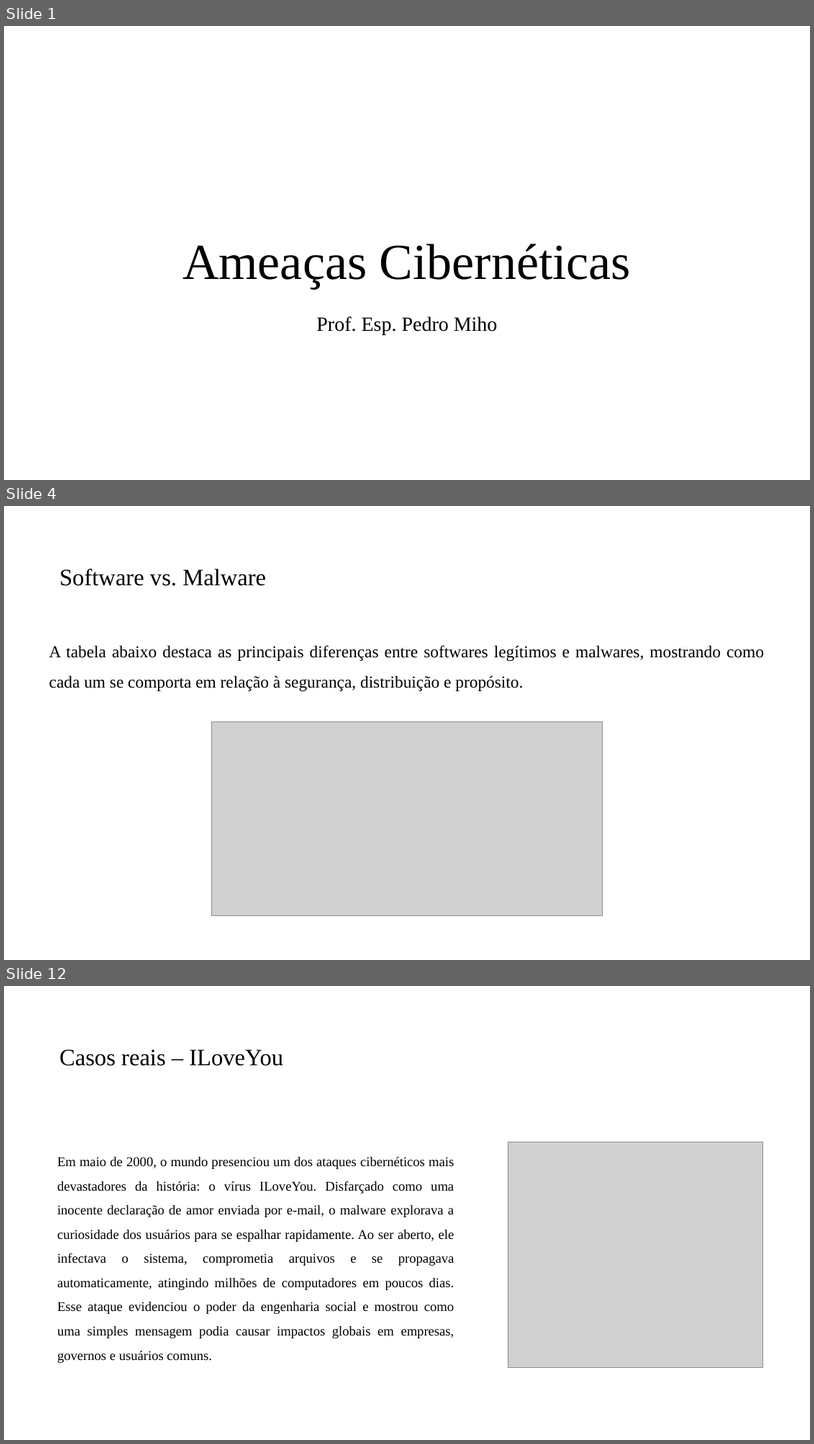
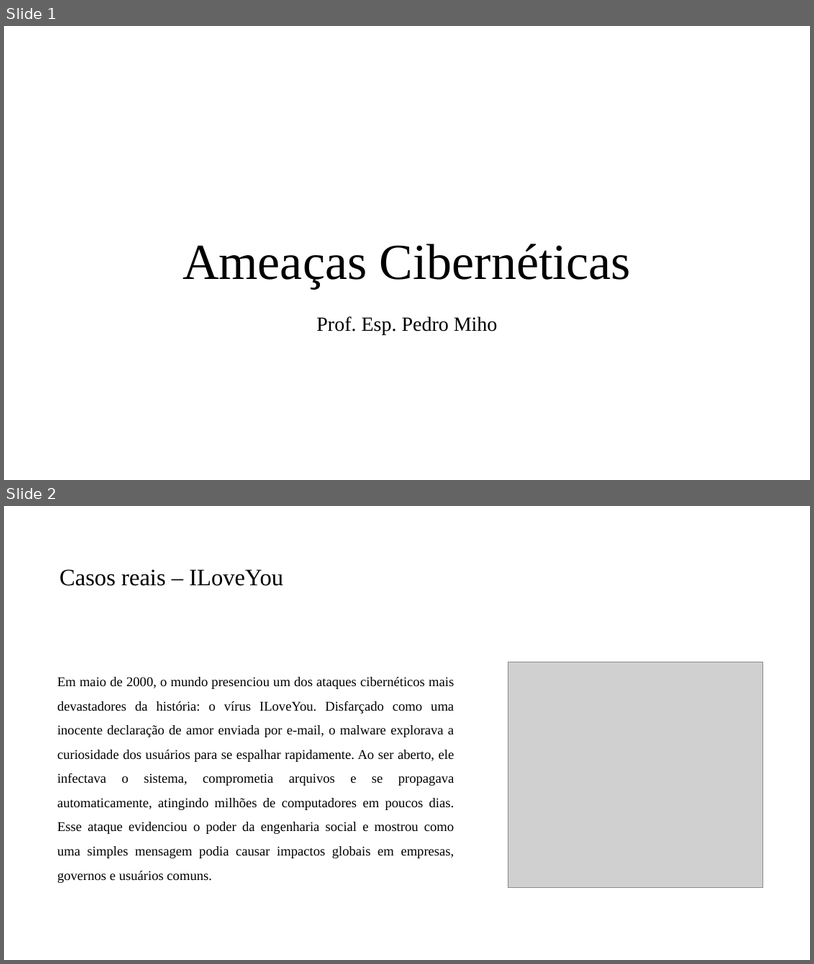
Before and after one commit to PedroMiho/UMC, a slide deck: Projeto de Software e Segurança da Informação - 2025/Segurança da Informação/Aula 02 - Ameaças Ciberneticas/Ameaças Ciberneticas1.pptx. Shown one above the other, each under a label of ours: slides 1, 4 and 12 before the commit, slides 1 and 2 after it; the slides between them are not shown. The pictures are 814x1444 and 814x964 pixels, drawn with LibreOffice and Linux fonts; fonts in the diff are those of the drawing; grey boxes stand for pictures; background and template pictures are left out. Boxes give left, top, right and bottom in pixels: in the first picture for what was removed or moved away, otherwise in the second. Text is boxed around its words. In the diff, an @@ line names an element or a change of style, - is before the commit and + after.

```diff
--- a/Projeto de Software e Segurança da Informação - 2025/Segurança da Informação/Aula 02 - Ameaças Ciberneticas/Ameaças Ciberneticas1.pptx
+++ b/Projeto de Software e Segurança da Informação - 2025/Segurança da Informação/Aula 02 - Ameaças Ciberneticas/Ameaças Ciberneticas1.pptx
@@ slide 4 removed at [4, 506, 810, 960], background #FFFFFF @@
@@ title removed at [59, 569, 266, 586] @@
-Software vs. Malware
@@ text removed at [49, 645, 764, 691] @@
-A tabela abaixo destaca as principais diferenças entre softwares legítimos e malwares, mostrando como cada um se comporta em relação à segurança, distribuição e propósito.
@@ picture removed at [211, 721, 603, 915] @@
@@ what was slide 12 is now slide 2 @@
```
Also in this commit, not shown: 9 other slides removed.
